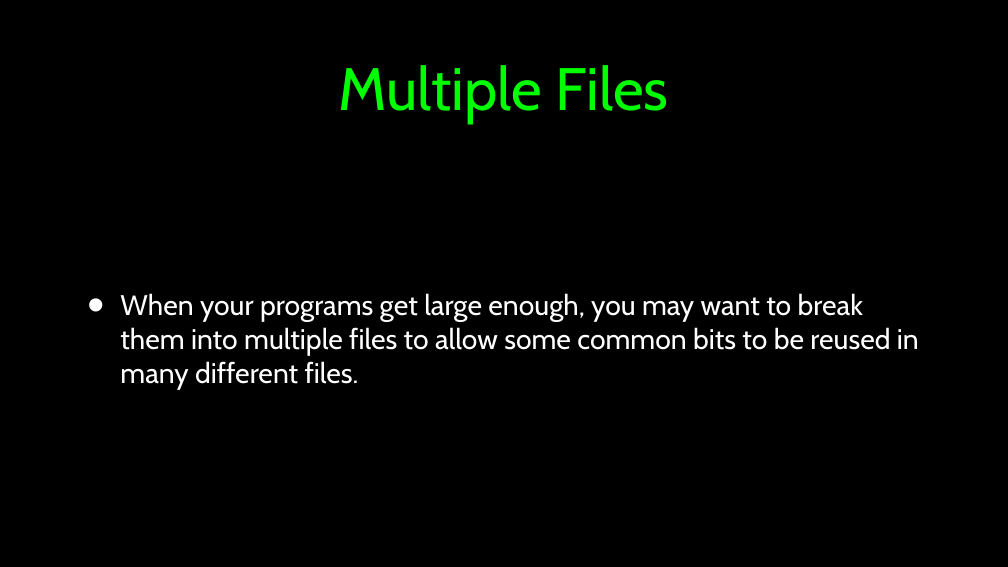
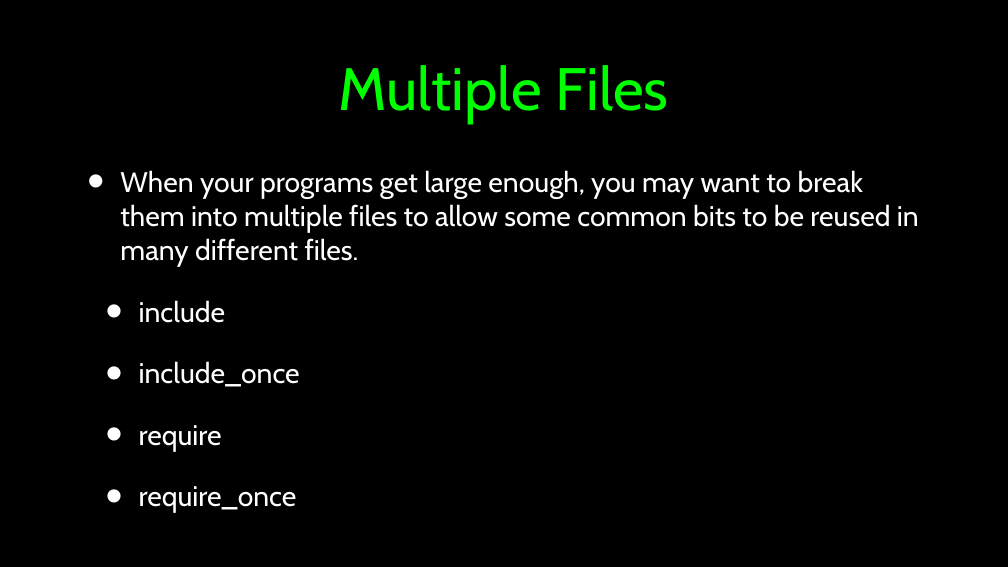
Before and after one commit to csev/wa4e, a slide deck: slide 20 of lectures/PHP-05-Functions.ppt. Drawn at 1008x567 pixels with LibreOffice and Linux fonts; fonts in the diff are those of the drawing. Boxes give left, top, right and bottom in pixels: in the first picture for what was removed or moved away, otherwise in the second. Text is boxed around its words. In the diff, an @@ line names an element or a change of style, - is before the commit and + after.

Commit message:
Tweak

```diff
--- a/lectures/PHP-05-Functions.ppt
+++ b/lectures/PHP-05-Functions.ppt
@@ text at [139,300,300,512]: paragraphs added @@
+  • include
+  • include_once
+  • require
+  • require_once
```
